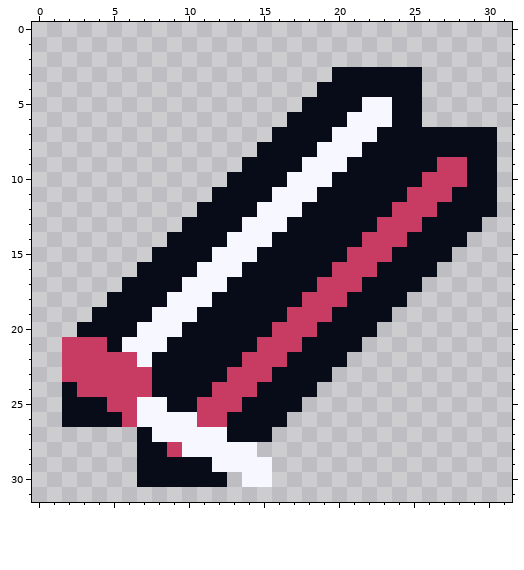
Two versions of one pixel-art file, game/assets/source/original_procedural/weapon_crimson_daggers.aseprite. This is how it looked before the edit.
32x32 pixels, 1 frame.
Now the later version:
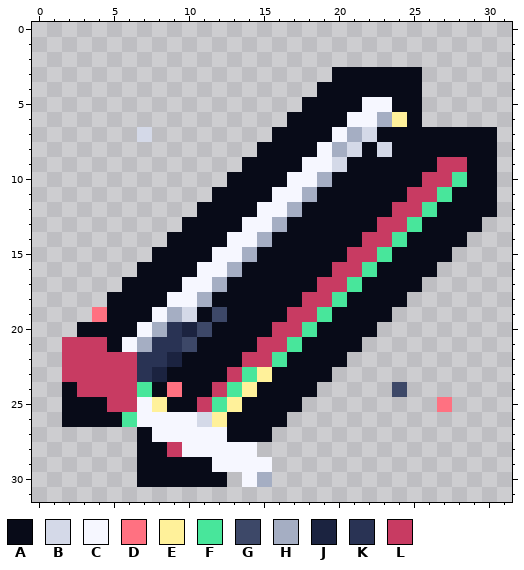
Palette (. is transparent): A #080b18  B #d4d9e8  C #f6f7ff  D #ff7181  E #fff19a  F #48e69b  G #3d4868  H #a5aec3  J #1b2340  K #293354  L #c83b62
Edits made:
y 6: x 23..24 CA -> HE
y 7: x 7 . -> B; x 21..22 CC -> HB
y 8: x 20..21 CC -> HB; x 23 A -> B
y 9: x 20 C -> B
y 10: x 19 C -> H; x 28 L -> F
y 11: x 18 C -> H; x 27 L -> F
y 12: x 17 C -> H; x 26 L -> F
y 13: x 16 C -> H; x 25 L -> F
y 14: x 15 C -> H; x 24 L -> F
y 15: x 14 C -> H; x 23 L -> F
y 16: x 13 C -> H; x 22 L -> F
y 17: x 12 C -> H; x 21 L -> F
y 18: x 11 C -> H; x 20 L -> F
y 19: x 4 A -> D; x 9..10 CC -> HB; x 12 A -> G; x 19 L -> F
y 20: x 8..11 CCAA -> HKJG; x 18 L -> F
y 21: x 7..10 CCAA -> HKKG; x 17 L -> F
y 22: x 7..9 CAA -> KKJ; x 16 L -> F
y 23: x 7..8 LA -> KJ; x 14..15 LL -> FE
y 24: x 7 L -> F; x 9 A -> D; x 13..14 LL -> FE; x 24 . -> G
y 25: x 8 C -> E; x 12..13 LL -> FE; x 27 . -> D
y 26: x 6 L -> F; x 11..12 LL -> BE
y 30: x 15 C -> H
Changed places in both pictures, as pixel boxes (x1, y1, x2, y2):
changed: (92, 112, 467, 427)
changed: (257, 472, 272, 487)
